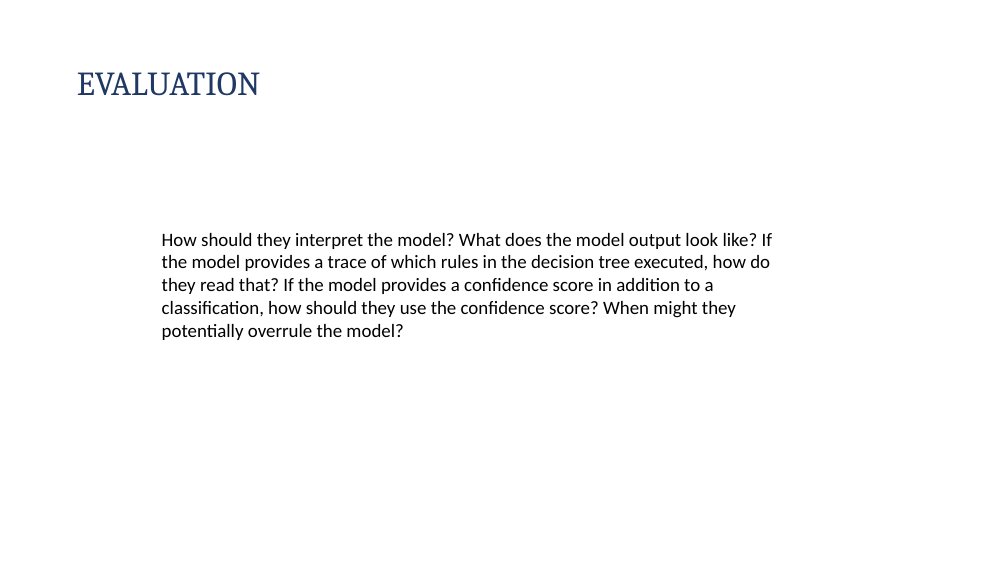
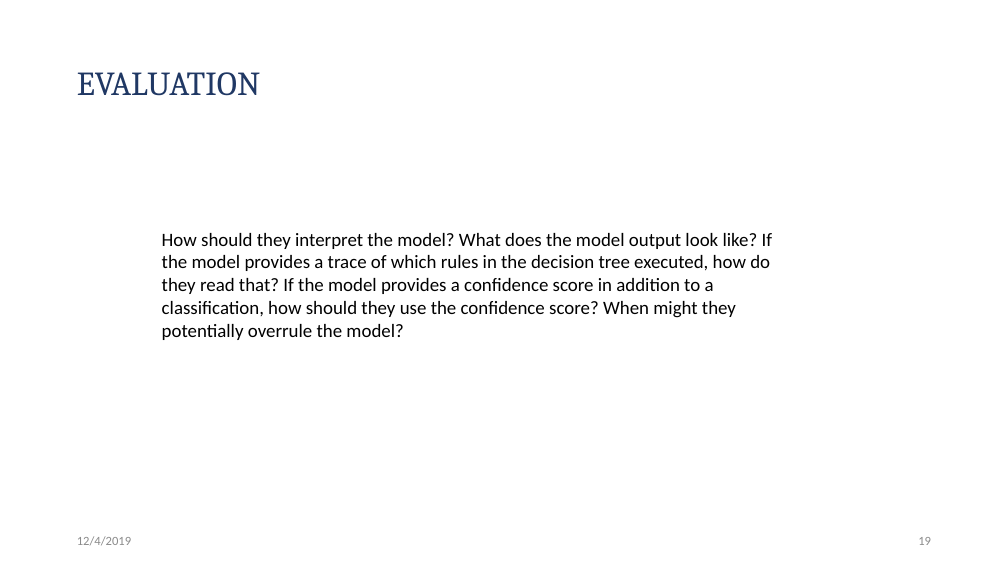
Before and after one commit to Jwen-pg/cds501-predicting-heart-disease, a slide deck: slide 19 of presentation.pptx (slide 9 before the commit). Drawn at 1008x567 pixels with LibreOffice and Linux fonts; fonts in the diff are those of the drawing. Boxes give left, top, right and bottom in pixels: in the first picture for what was removed or moved away, otherwise in the second. Text is boxed around its words. In the diff, an @@ line names an element or a change of style, - is before the commit and + after.

```diff
--- a/presentation.pptx
+++ b/presentation.pptx
@@ text added at [77, 536, 131, 545], 12 pt, text #8C8C8C @@
+12/4/2019
@@ page number added at [918, 537, 931, 545], 12 pt, text #8C8C8C @@
+19
```
Also in this commit, not shown: 1 other slide changed, 17 slides added, 7 slides removed, 3 other files.
